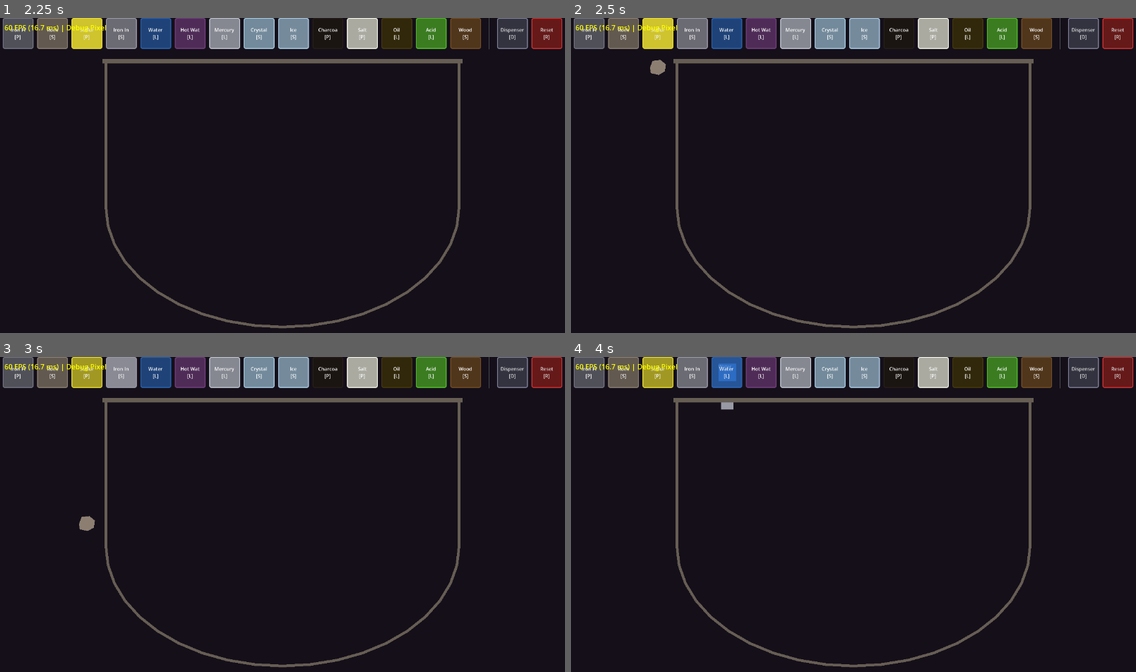
Above: before the commit, frames 1-4 (two rows, left to right).
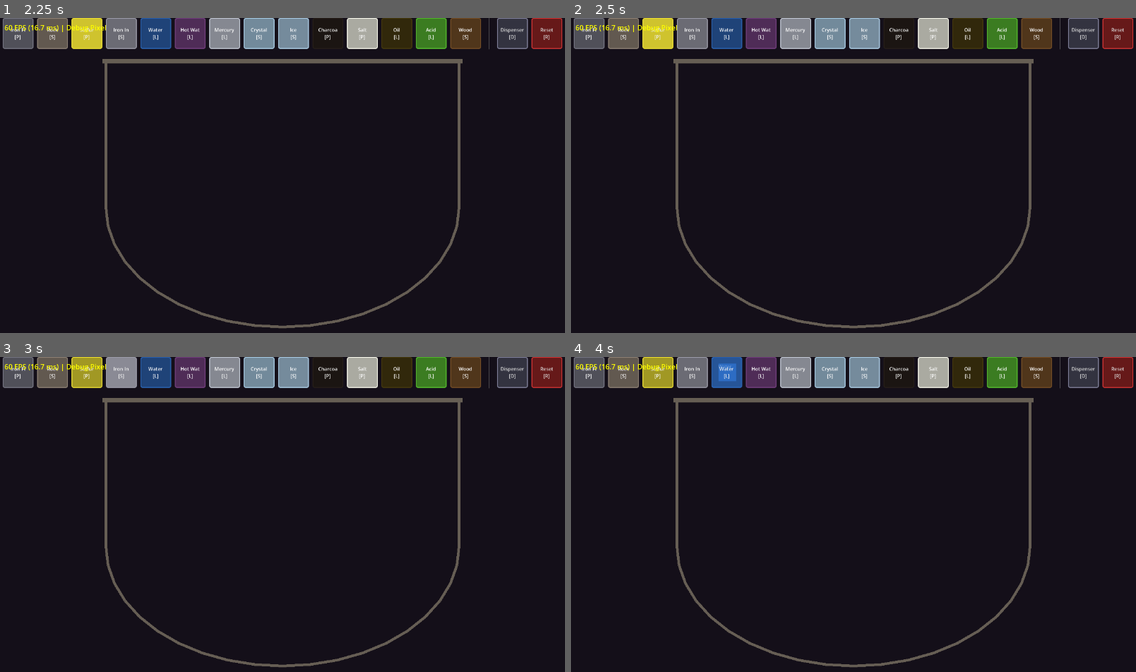
Above: after the commit, the same moments.

Repository: zholobov/alchemy-proto
Game: Godot game, scene res://src/main.tscn
The game is run twice, just before and just after one commit, with the same random seed, the same clock (stepped at 60 frames per second) and the same inputs.
Inputs:
- Up to frame 1 (2.25 s): click "Iron Fi [P]" at 0.5 s; click "Rock [S]" at 1.25 s; click "Sulfur [P]" at 2 s
- Up to frame 2 (2.5 s): no input
- Up to frame 3 (3 s): click "Iron In [S]" at 2.75 s
- Up to frame 4 (4 s): click "Water [L]" at 3.5 s

Frame 1 is identical in both runs. In frame 2, 0.1% of the frame differs, in the area x 14-17%, y 13-19%; in frame 3, 0.1%, in the area x 14-17%, y 50-56%; in frame 4, less than 0.1%.
Error in both runs: Cannot call method 'buffer_update' on a null value. (res://src/simulation/particle_fluid_solver.gd:411)

Commit message:
feat(rendering): cell-based rigid body rendering
Rigid bodies now render via the same cell-based system as water,
powders, and vapor instead of as Polygon2D overlays:

- Removed Polygon2D visual child from spawn_object() — bodies are
  invisible to the Godot scene renderer.
- Added inject_render_cells() which rasterizes each body's polygon
  into grid.cells with its substance_id. Called AFTER mediator
  (reactions see clean grid) and BEFORE renderer (bodies are drawn).
- sync_from_gpu overwrites grid.cells each frame, so injection is
  transient — no persistent mutation of the particle grid.

Result: wood blocks appear as brown cells, iron as grey cells, rock
as dark cells — visually consistent with all other substances. Water
alpha-blends on top of body cells naturally. All 4 renderers work
with zero renderer code changes.

20/20 gameplay tests pass.

Co-Authored-By: Claude Opus 4.6 (1M context) <noreply@anthropic.com>

Diff:
--- a/src/main.gd
+++ b/src/main.gd
@@ -251,6 +251,13 @@
 	sound_field.flush()
 	perf_monitor.end_timing("Mediator")
 
+	# Inject rigid body cells into grid.cells for cell-based rendering.
+	# Runs AFTER mediator (so reactions see clean grid) and BEFORE
+	# renderer (so bodies are drawn). sync_from_gpu overwrites next frame.
+	receptacle.rigid_body_mgr.inject_render_cells(
+		receptacle.grid, Receptacle.GRID_WIDTH, Receptacle.GRID_HEIGHT,
+		float(Receptacle.CELL_SIZE))
+
 	# --- Rendering ---
 	perf_monitor.begin_timing("Render")
 	renderer_manager.render()
--- a/src/simulation/rigid_body_mgr.gd
+++ b/src/simulation/rigid_body_mgr.gd
@@ -95,10 +95,9 @@
 	collision.polygon = verts
 	body.add_child(collision)
 
-	var visual := Polygon2D.new()
-	visual.polygon = verts
-	visual.color = substance.base_color
-	body.add_child(visual)
+	# No Polygon2D visual — rigid bodies are rendered cell-based by
+	# inject_render_cells(), which writes their substance_id into
+	# grid.cells so they're drawn by the same renderer as everything else.
 
 	body.set_meta("substance_id", substance_id)
 	body.set_meta("substance_name", substance.substance_name)
@@ -118,6 +117,59 @@
 		area += verts[i].x * verts[j].y
 		area -= verts[j].x * verts[i].y
 	return absf(area) * 0.5
+
+
+func inject_render_cells(grid: ParticleGrid, grid_width: int, grid_height: int, cell_size_px: float) -> void:
+	## Write body substance_ids into grid.cells so the cell-based
+	## renderer draws rigid bodies the same as everything else. Call
+	## AFTER mediator.update() (so reactions see clean grid) and BEFORE
+	## renderer.render(). sync_from_gpu() overwrites grid.cells next
+	## frame, so this is a transient injection — no persistent state.
+	for body in _bodies:
+		if not is_instance_valid(body):
+			continue
+		var sub_id: int = body.get_meta("substance_id", 0)
+		if sub_id <= 0:
+			continue
+		var sub := SubstanceRegistry.get_substance(sub_id)
+		if not sub:
+			continue
+		var polygon: PackedVector2Array = sub.polygon
+		if polygon.size() < 3:
+			polygon = PackedVector2Array([
+				Vector2(-15, -12), Vector2(15, -12), Vector2(15, 12), Vector2(-15, 12)
+			])
+		# Transform polygon to world space.
+		var cos_r := cos(body.rotation)
+		var sin_r := sin(body.rotation)
+		var n := polygon.size()
+		var world_verts := PackedVector2Array()
+		world_verts.resize(n)
+		var min_x := INF
+		var max_x := -INF
+		var min_y := INF
+		var max_y := -INF
+		for i in range(n):
+			var v := polygon[i]
+			var wv := Vector2(
+				body.position.x + v.x * cos_r - v.y * sin_r,
+				body.position.y + v.x * sin_r + v.y * cos_r,
+			)
+			world_verts[i] = wv
+			if wv.x < min_x: min_x = wv.x
+			elif wv.x > max_x: max_x = wv.x
+			if wv.y < min_y: min_y = wv.y
+			elif wv.y > max_y: max_y = wv.y
+		var cx_min := maxi(floori(min_x / cell_size_px), 0)
+		var cx_max := mini(floori(max_x / cell_size_px), grid_width - 1)
+		var cy_min := maxi(floori(min_y / cell_size_px), 0)
+		var cy_max := mini(floori(max_y / cell_size_px), grid_height - 1)
+		for cy in range(cy_min, cy_max + 1):
+			var py := (cy + 0.5) * cell_size_px
+			for cx in range(cx_min, cx_max + 1):
+				var px := (cx + 0.5) * cell_size_px
+				if PolygonRasterizer._point_in_polygon(px, py, world_verts):
+					grid.cells[cy * grid_width + cx] = sub_id
 
 
 func get_body_count() -> int:
